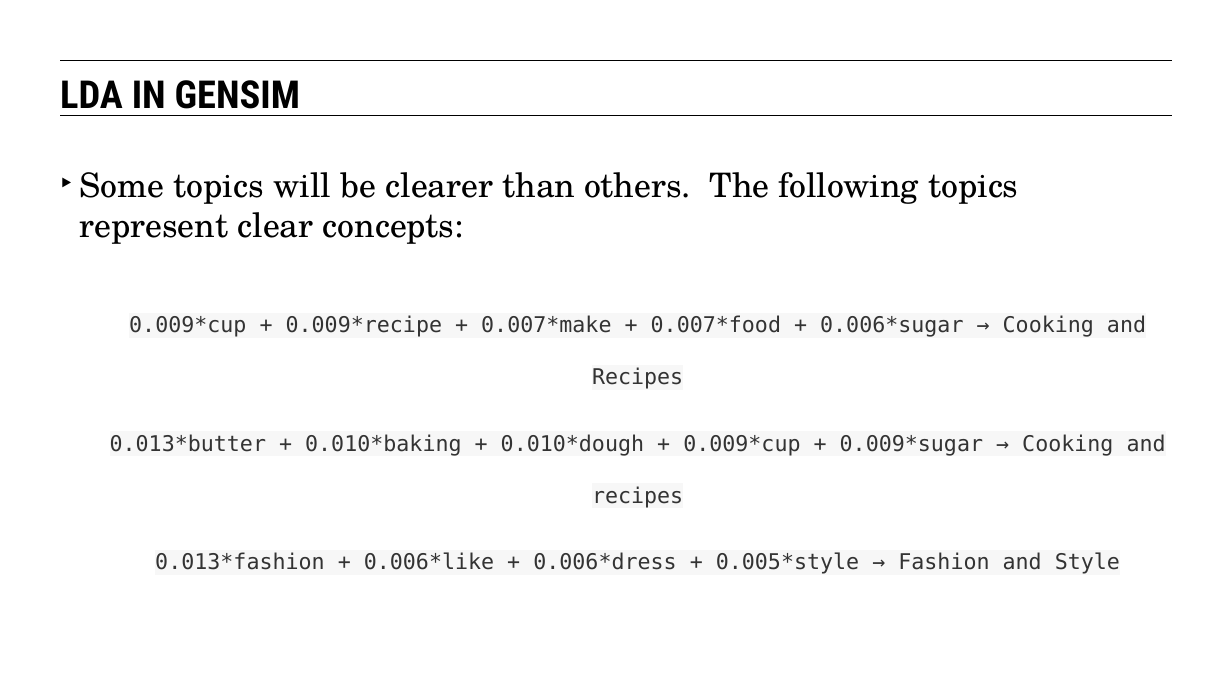
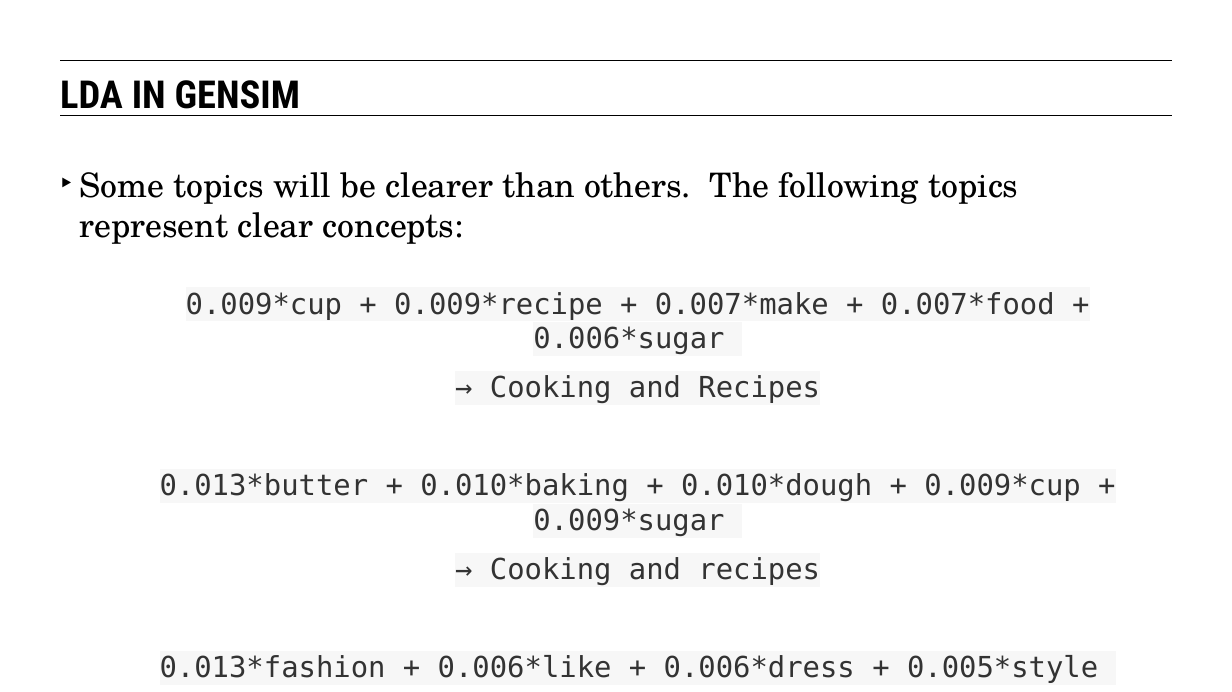
Before and after one commit to eflautt/ga-data-science, a slide deck: slide 49 of lessons/lesson-14/14-latent-variables-and-natural-language-processing.pptx (slide 43 before the commit). Drawn at 1232x692 pixels with LibreOffice and Linux fonts; fonts in the diff are those of the drawing. Boxes give left, top, right and bottom in pixels: in the first picture for what was removed or moved away, otherwise in the second. Text is boxed around its words. In the diff, an @@ line names an element or a change of style, - is before the commit and + after.

```diff
--- a/lessons/lesson-14/14-latent-variables-and-natural-language-processing.pptx
+++ b/lessons/lesson-14/14-latent-variables-and-natural-language-processing.pptx
@@ text at bbox=[160, 292, 1098, 683]: text changed; size 18 to 24 pt @@
-0.009*cup + 0.009*recipe + 0.007*make + 0.007*food + 0.006*sugar → Cooking and Recipes
-0.013*butter + 0.010*baking + 0.010*dough + 0.009*cup + 0.009*sugar → Cooking and recipes
-0.013*fashion + 0.006*like + 0.006*dress + 0.005*style → Fashion and Style
+0.009*cup + 0.009*recipe + 0.007*make + 0.007*food + 0.006*sugar
+→ Cooking and Recipes
+0.013*butter + 0.010*baking + 0.010*dough + 0.009*cup + 0.009*sugar
+→ Cooking and recipes
+0.013*fashion + 0.006*like + 0.006*dress + 0.005*style
+→ Fashion and Style
```
Also in this commit, not shown: 34 other slides changed, 7 slides added, 1 slide removed.
